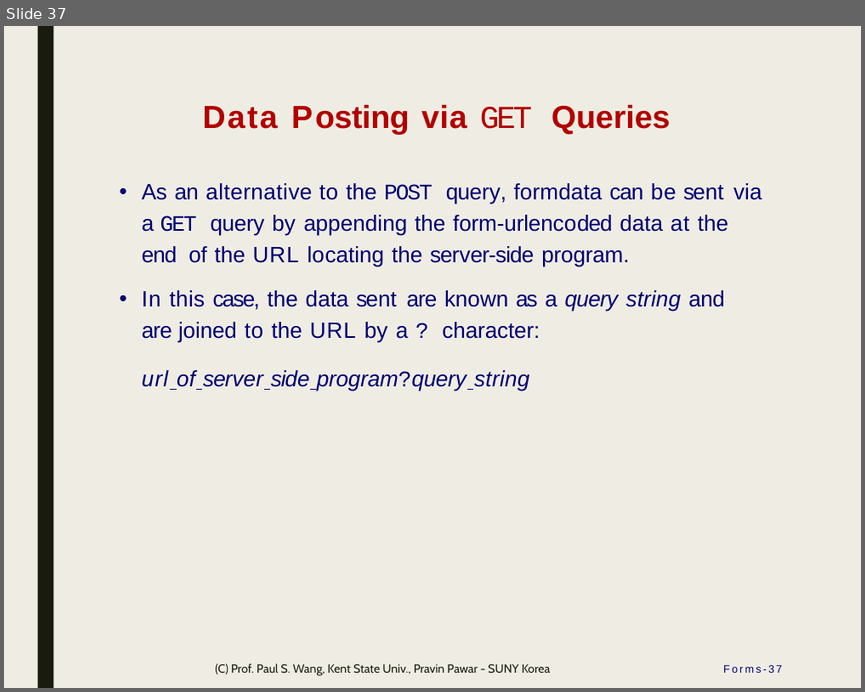
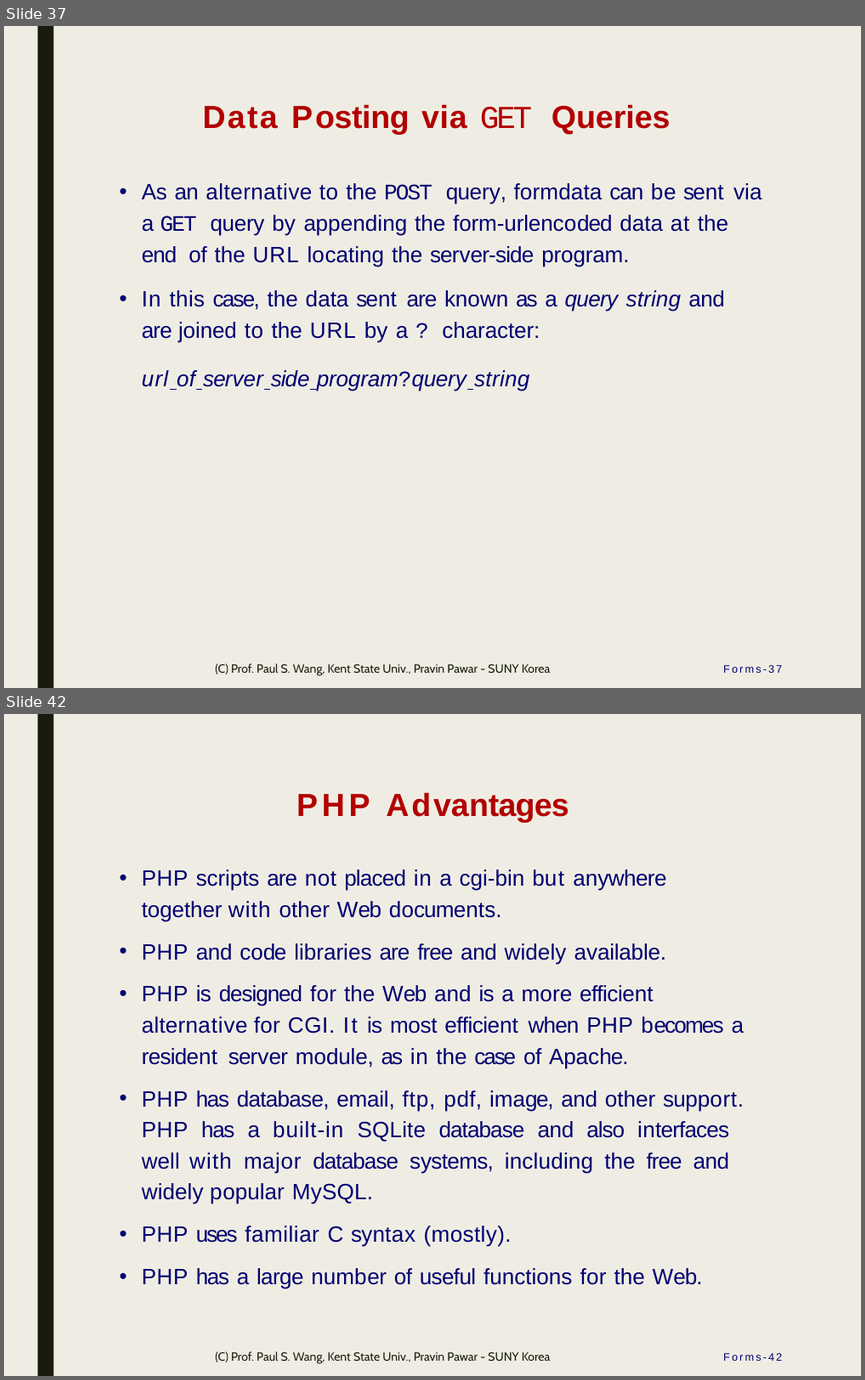
Before and after one commit to ppawar/ppawar.github.io, a slide deck: Fall2019/CSE102-F19/lectures/CSE102_Lec6 - Forms, PHP.pptx. Shown one above the other, each under a label of ours: slide 37 before the commit, slides 37 and 42 after it; the slides between them are not shown. The pictures are 865x692 and 865x1380 pixels, drawn with LibreOffice and Linux fonts; fonts in the diff are those of the drawing. Boxes give left, top, right and bottom in pixels: in the first picture for what was removed or moved away, otherwise in the second. Text is boxed around its words. In the diff, an @@ line names an element or a change of style, - is before the commit and + after.

```diff
--- a/Fall2019/CSE102-F19/lectures/CSE102_Lec6 - Forms, PHP.pptx
+++ b/Fall2019/CSE102-F19/lectures/CSE102_Lec6 - Forms, PHP.pptx
@@ slide 42 added at <box>4,714,861,1376</box>, background #EFEDE3; not listed: 1 template element that a slide beside it also shows @@
@@ title added at <box>142,870,188,886</box>, 29.5 pt, text #B20000, bold @@
+PHP Advantages
@@ text added at <box>142,870,744,1289</box>, 20.5 pt, text #000072 @@
+• PHP scripts are not placed in a cgi-bin but anywhere together with other Web documents.
+• PHP and code libraries are free and widely available.
+• PHP is designed for the Web and is a more efficient alternative for CGI. It is most efficient when PHP becomes a resident server module, as in the case of Apache.
+• PHP has database, email, ftp, pdf, image, and other support.
+PHP has a built-in SQLite database and also interfaces well with major database systems, including the free and widely popular MySQL.
+• PHP uses familiar C syntax (mostly).
+• PHP has a large number of useful functions for the Web.
@@ text added at <box>215,1352,551,1364</box>, 11 pt, text #191B0E @@
+(C) Prof. Paul S. Wang, Kent State Univ., Pravin Pawar - SUNY Korea
@@ page number added at <box>723,1353,782,1361</box>, 10 pt, text #000072 @@
+Forms-42
```
Also in this commit, not shown: 5 slides changed, 23 other slides added, 1 slide removed.
